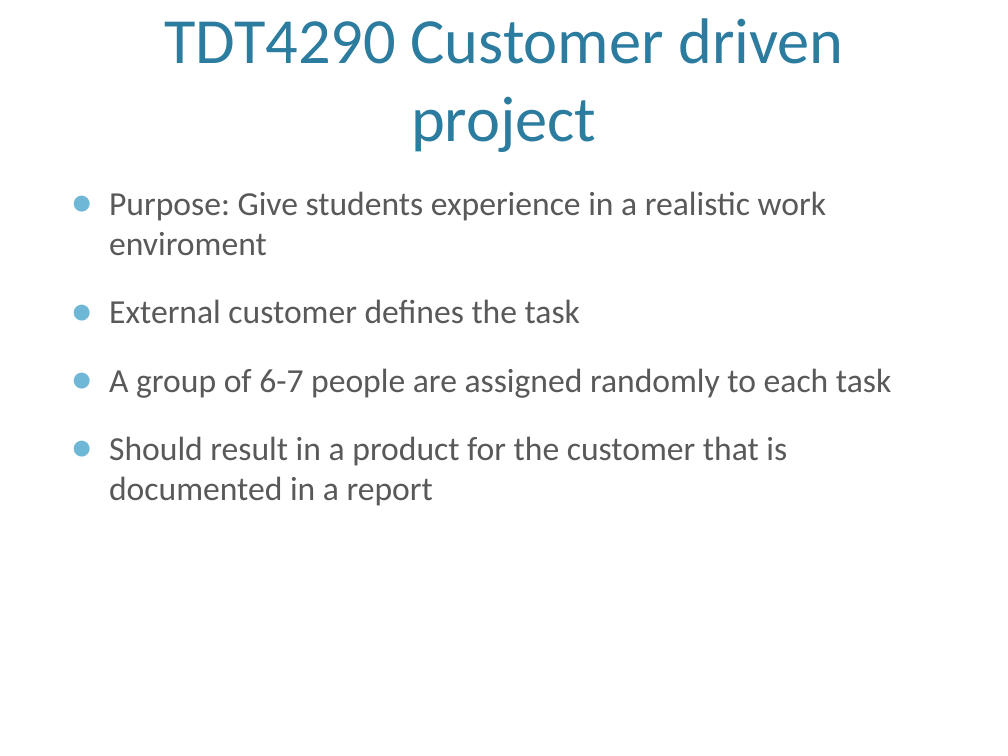
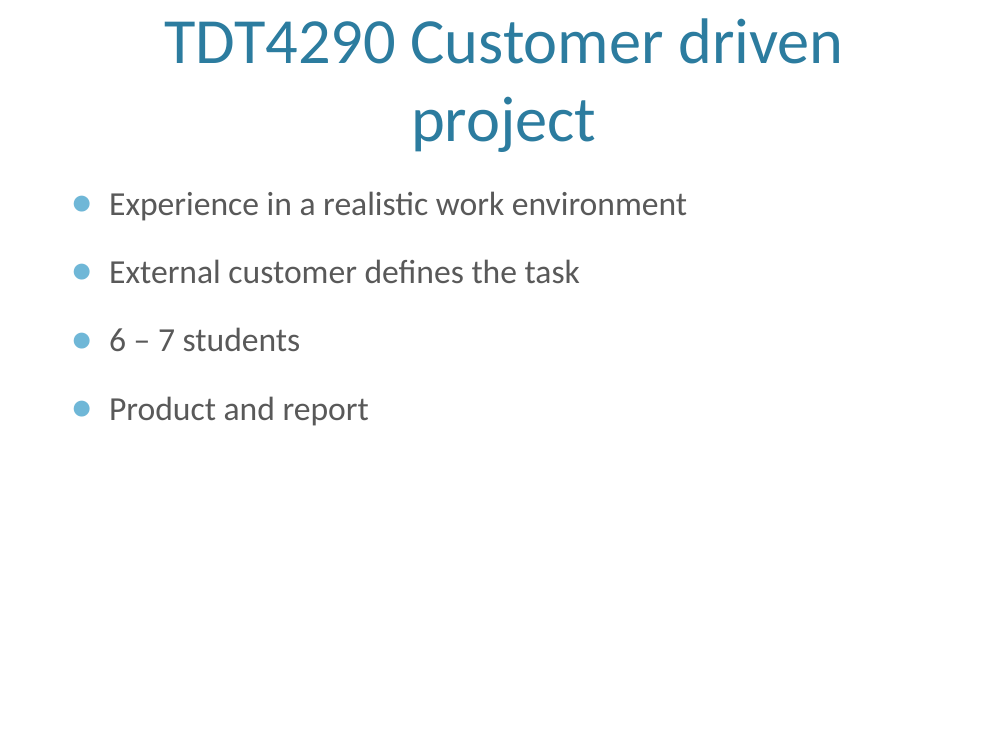
Before and after one commit to eventh/kpro9, a slide deck: slide 4 of presentation/TDT4290_Customer_Presentasjon.pptx (slide 5 before the commit). Drawn at 1008x756 pixels with LibreOffice and Linux fonts; fonts in the diff are those of the drawing; background and template pictures are left out. Boxes give left, top, right and bottom in pixels: in the first picture for what was removed or moved away, otherwise in the second. Text is boxed around its words. In the diff, an @@ line names an element or a change of style, - is before the commit and + after.

Commit message:
Changes to the customer presentation.

```diff
--- a/presentation/TDT4290_Customer_Presentasjon.pptx
+++ b/presentation/TDT4290_Customer_Presentasjon.pptx
@@ text at bbox=[109, 191, 687, 221]: text changed @@
-● Purpose: Give students experience in a realistic work enviroment
+● Experience in a realistic work environment
@@ text at bbox=[109, 327, 369, 426]: text changed @@
-● A group of 6-7 people are assigned randomly to each task
-● Should result in a product for the customer that is documented in a report
+● 6 – 7 students
+● Product and report
```
Also in this commit, not shown: 5 other slides changed, 1 slide removed.
